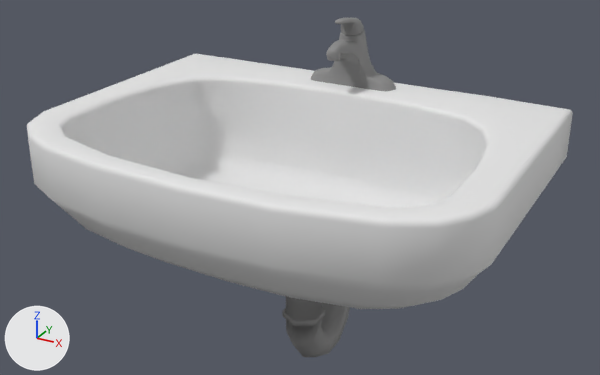
What one commit did to the FBX model Assets/Models/PROTO_Bathroom/sink_w_base.fbx.
Both versions are drawn from a 50 mm camera at (0.688, -1.808, 0.791) aimed at (-0.103, -0.37, 0.072). Lighting does not change. The marker at lower left points along +X, +Y and +Z. Where no turn or scale is listed for an object, it has been applied to the vertices.

In view in the first picture: 'Sink'.
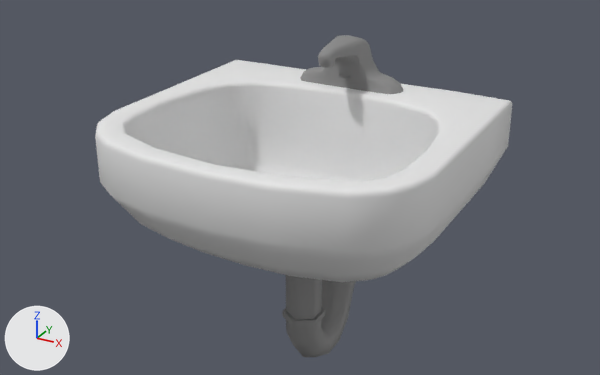
The edits, one by one:
me_cylinder_002 is used by ob_sink; location (-0.095, -0.049, 0.119).
me_cylinder_002 had 2304 vertices, 2278 faces and spanned x -0.499..0.479, y -0.744..0.017, z -0.537..0.278.
me_cylinder_002 now has 1540 vertices, 1514 faces and spans x -0.369..0.349, y -0.674..0.017, z -0.537..0.232.
me_cylinder_002 part 1: the loose piece of 1379 vertices spanning x -0.122..0.096, y -0.178..-0.029, z 0.117..0.278 is rebuilt with 615 vertices and now spans x -0.146..0.12, y -0.213..-0.032, z 0.114..0.232.
me_cylinder_002 part 2: 384 vertices moved from x -0.499..0.479, y -0.744..0.003, z -0.131..0.118 to x -0.369..0.349, y -0.674..0.003, z -0.131..0.118.

What differs and where, as boxes (x1, y1, x2, y2) in the pictures (600 x 375 px; the box of a moved part takes in the faces that stretch with it):
'Sink', reshaped (24% narrower): before (27, 18, 573, 357); after (95, 35, 512, 357)
part 1 of me_cylinder_002, rebuilt (21% wider, 19% shorter): before (311, 18, 396, 91); after (300, 35, 403, 94)
part 2 of me_cylinder_002, moved or reshaped: before (27, 54, 573, 309); after (95, 60, 512, 282)
